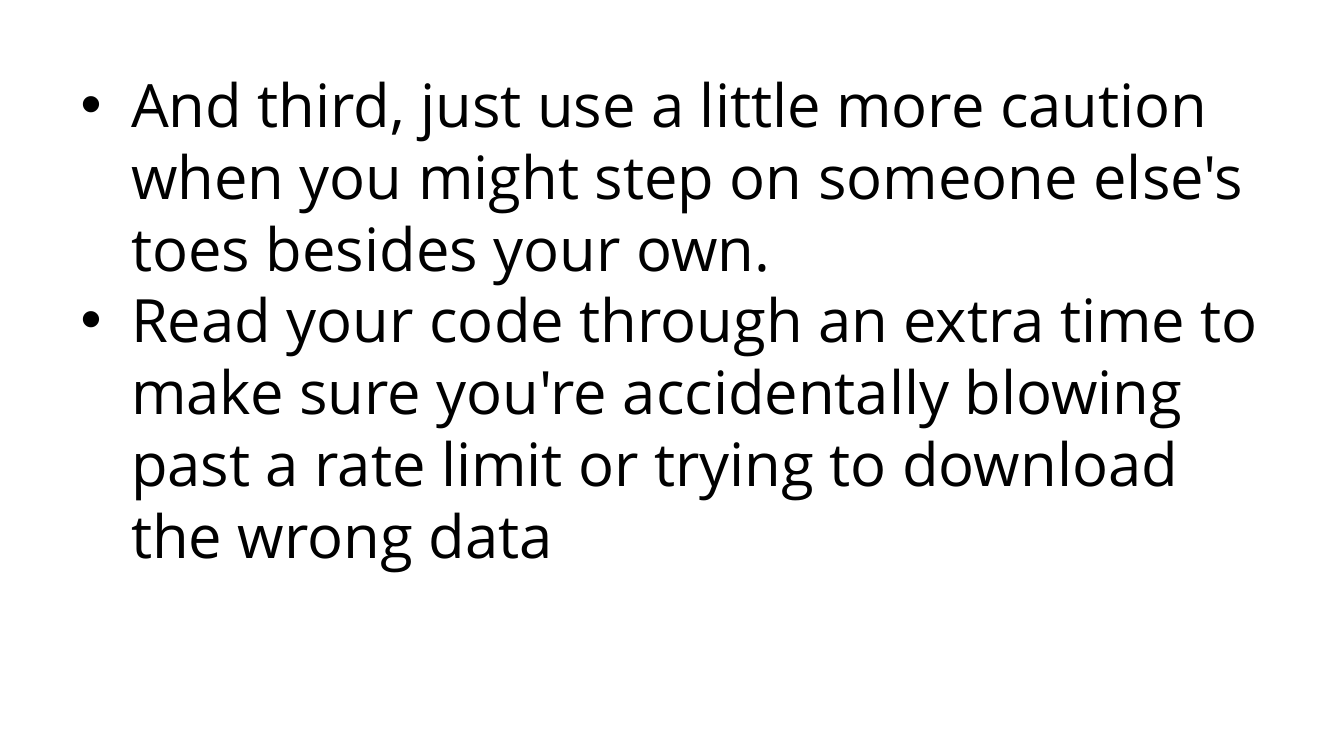
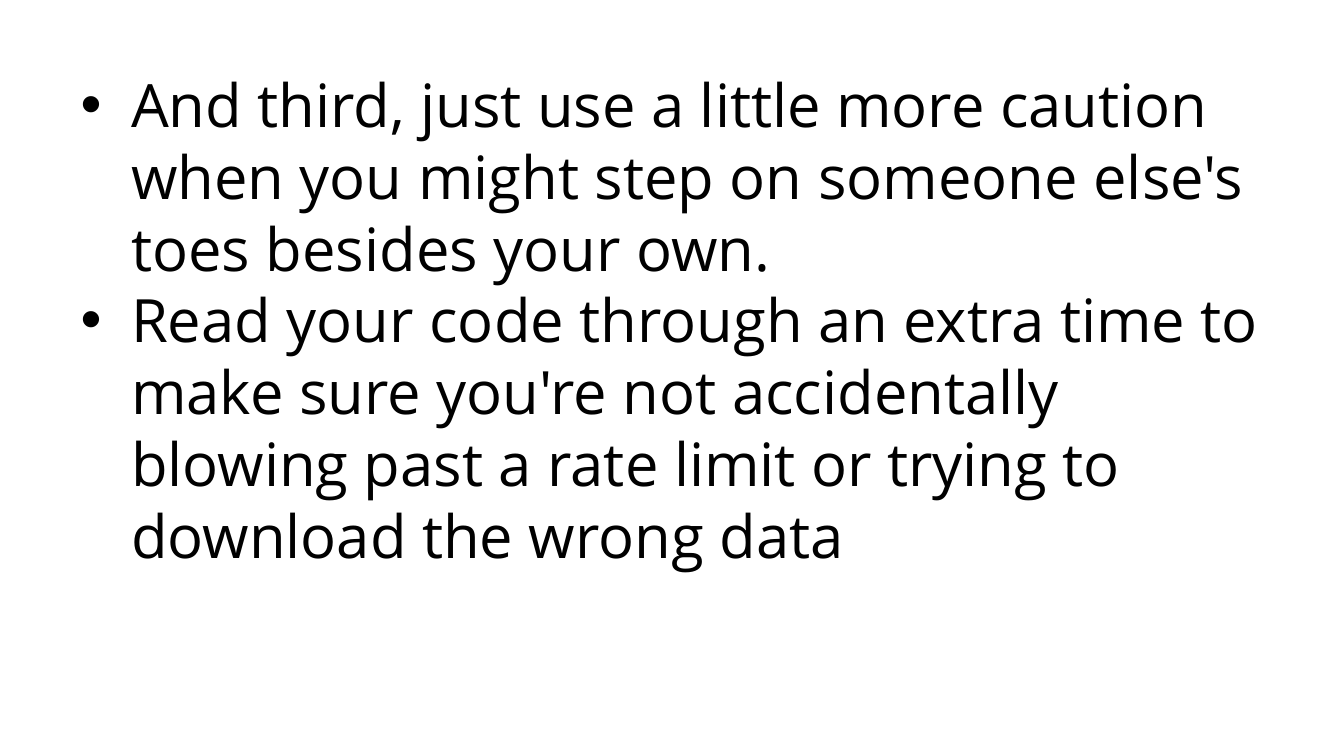
Before and after one commit to grimmelm/ctech404, a slide deck: slide 53 of ctech404/CTECH404_Combined_Slidedeck.pptx (slide 46 before the commit). Drawn at 1344x756 pixels with LibreOffice and Linux fonts; fonts in the diff are those of the drawing. Boxes give left, top, right and bottom in pixels: in the first picture for what was removed or moved away, otherwise in the second. Text is boxed around its words. In the diff, an @@ line names an element or a change of style, - is before the commit and + after.

```diff
--- a/ctech404/CTECH404_Combined_Slidedeck.pptx
+++ b/ctech404/CTECH404_Combined_Slidedeck.pptx
@@ text at [131,296,1258,573]: text changed @@
-• Read your code through an extra time to make sure you're accidentally blowing past a rate limit or trying to download the wrong data
+• Read your code through an extra time to make sure you're not accidentally blowing past a rate limit or trying to download the wrong data
```
Also in this commit, not shown: 23 other slides changed, 1 slide added, 2 slides removed.
